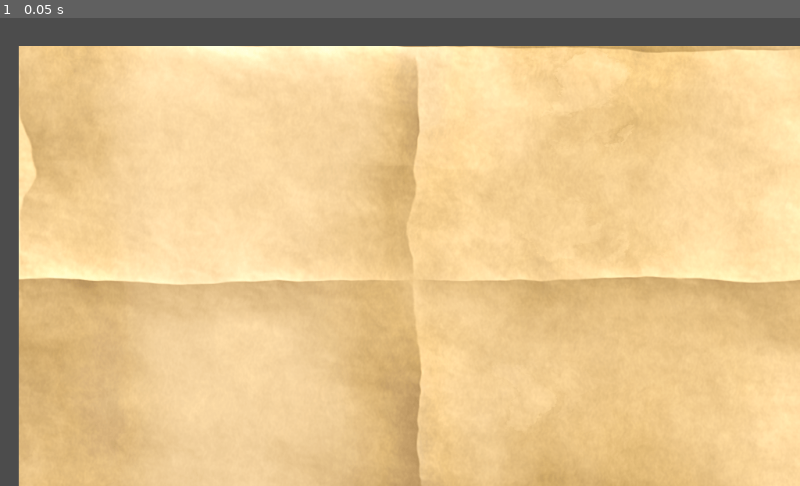
Above: before the commit, frame 1.
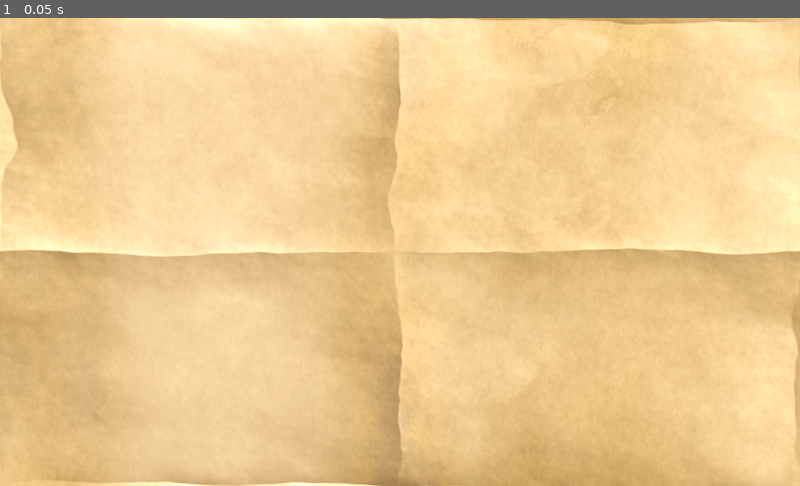
Above: after the commit, the same moment.

Repository: StreetmanGames/Git-Course
Game: Godot game, scene res://scenes/Map.tscn
Same seed, same stepped clock (60 frames per second), same inputs: the game is played once before the commit and once after it.
Inputs:
- Up to frame 1 (0.05 s): no input

The runs differ from the first frame. In frame 1, 19% of the frame differs, in the area x 0-100%, y 0-100%.

Commit message:
Moved map back to origin

Diff:
--- a/scenes/Map.tscn
+++ b/scenes/Map.tscn
@@ -5,6 +5,6 @@
 [node name="Map" type="Node2D"]
 
 [node name="MapParchment" type="Sprite" parent="."]
-position = Vector2( 536, 336 )
+position = Vector2( 512, 300 )
 scale = Vector2( 1, 0.585938 )
 texture = ExtResource( 1 )
